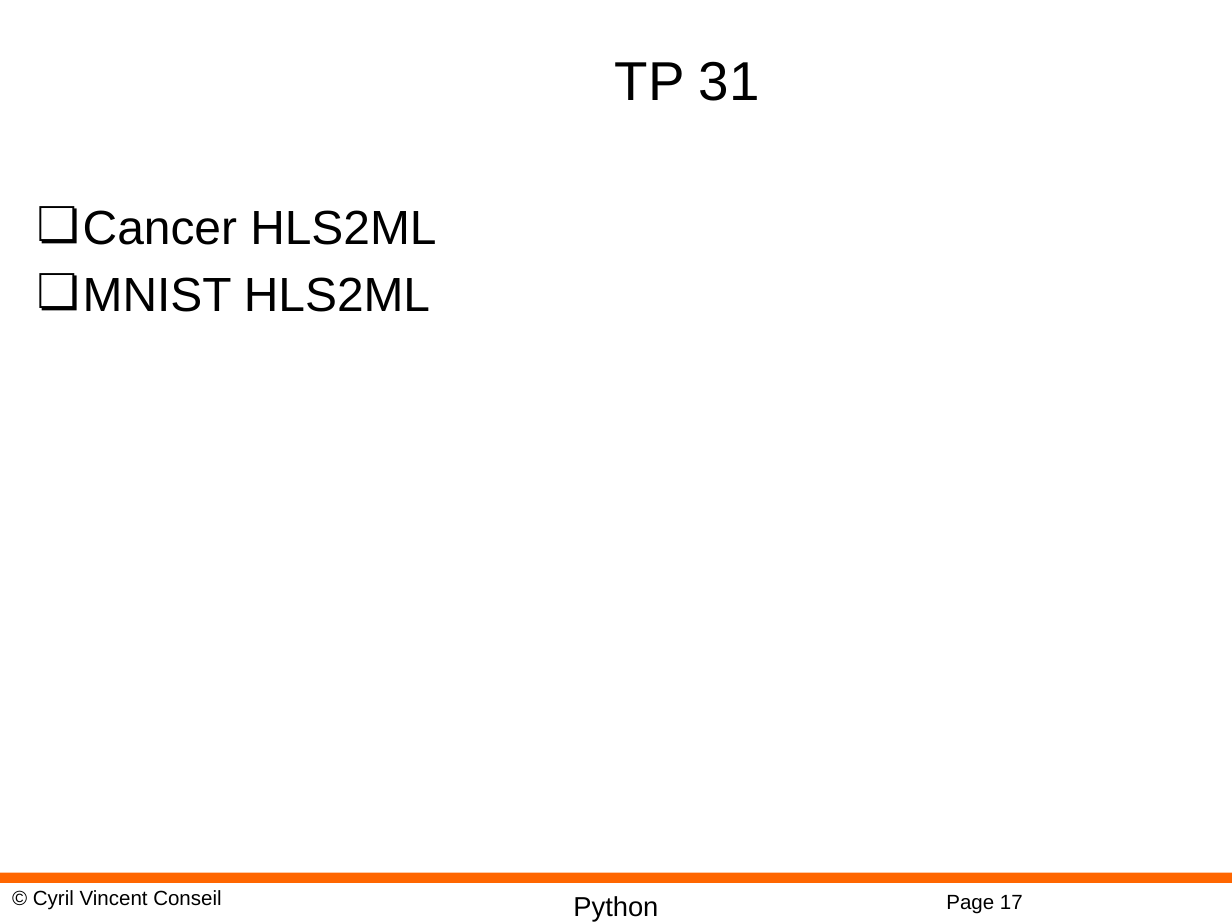
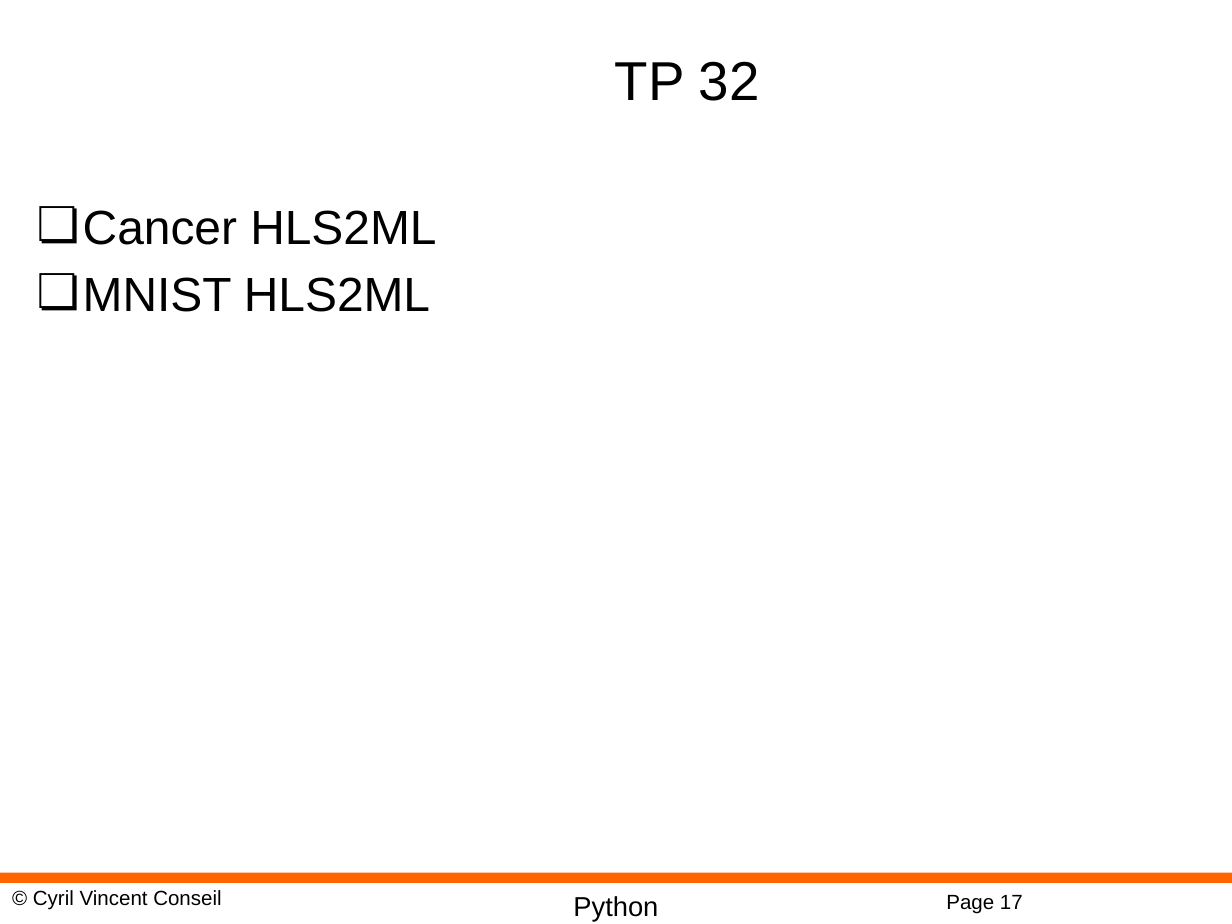
Before and after one commit to cyrilvincent/iot-ai, a slide deck: slide 17 of ppt/IoTAI31-FPGA.pptx. Drawn at 1232x924 pixels with LibreOffice and Linux fonts; fonts in the diff are those of the drawing; background and template pictures are left out. Boxes give left, top, right and bottom in pixels: in the first picture for what was removed or moved away, otherwise in the second. Text is boxed around its words. In the diff, an @@ line names an element or a change of style, - is before the commit and + after.

```diff
--- a/ppt/IoTAI31-FPGA.pptx
+++ b/ppt/IoTAI31-FPGA.pptx
@@ title at (615, 61, 760, 101): text changed @@
-TP 31
+TP 32
```
Also in this commit, not shown: 1 other slide changed, 5 other files.
